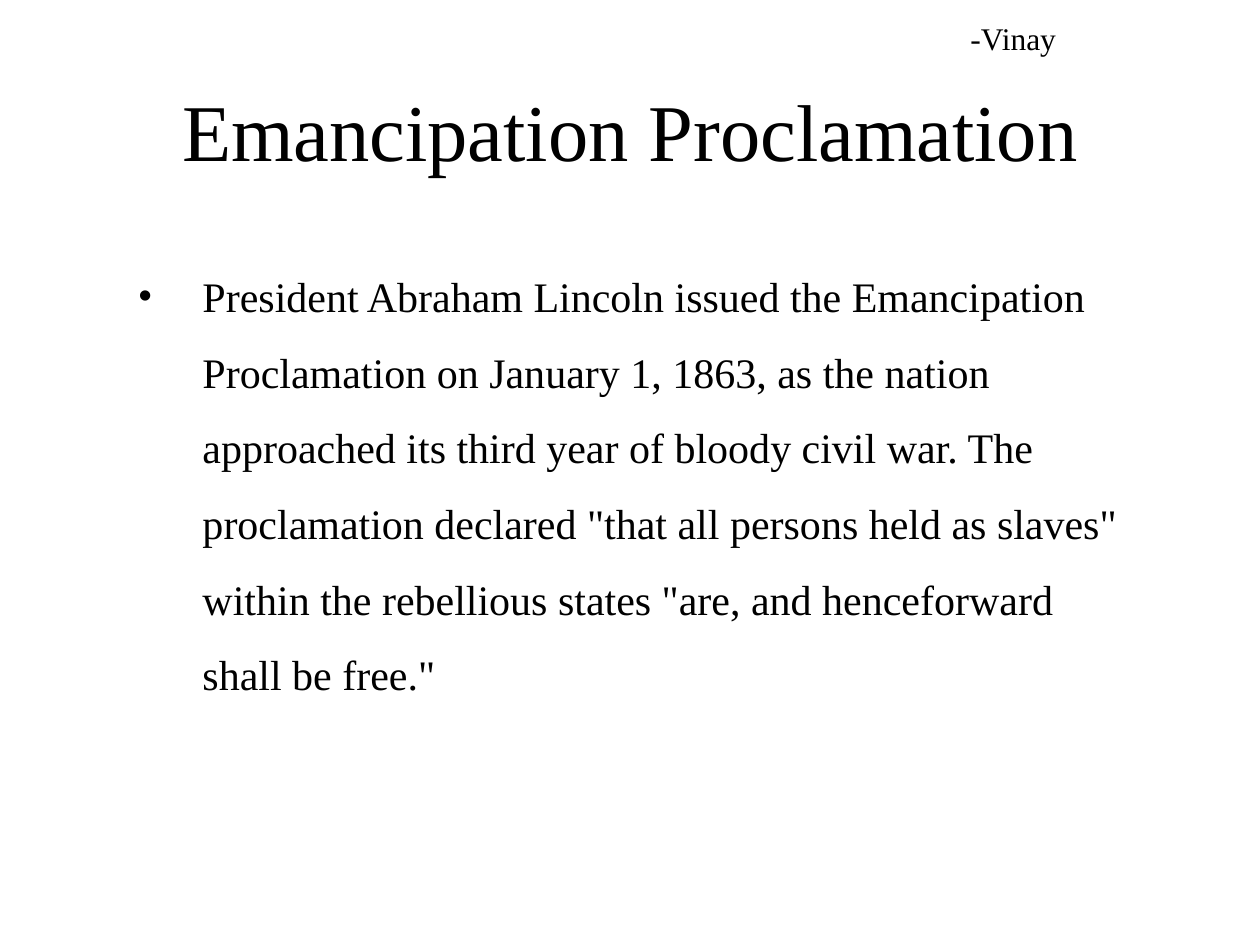
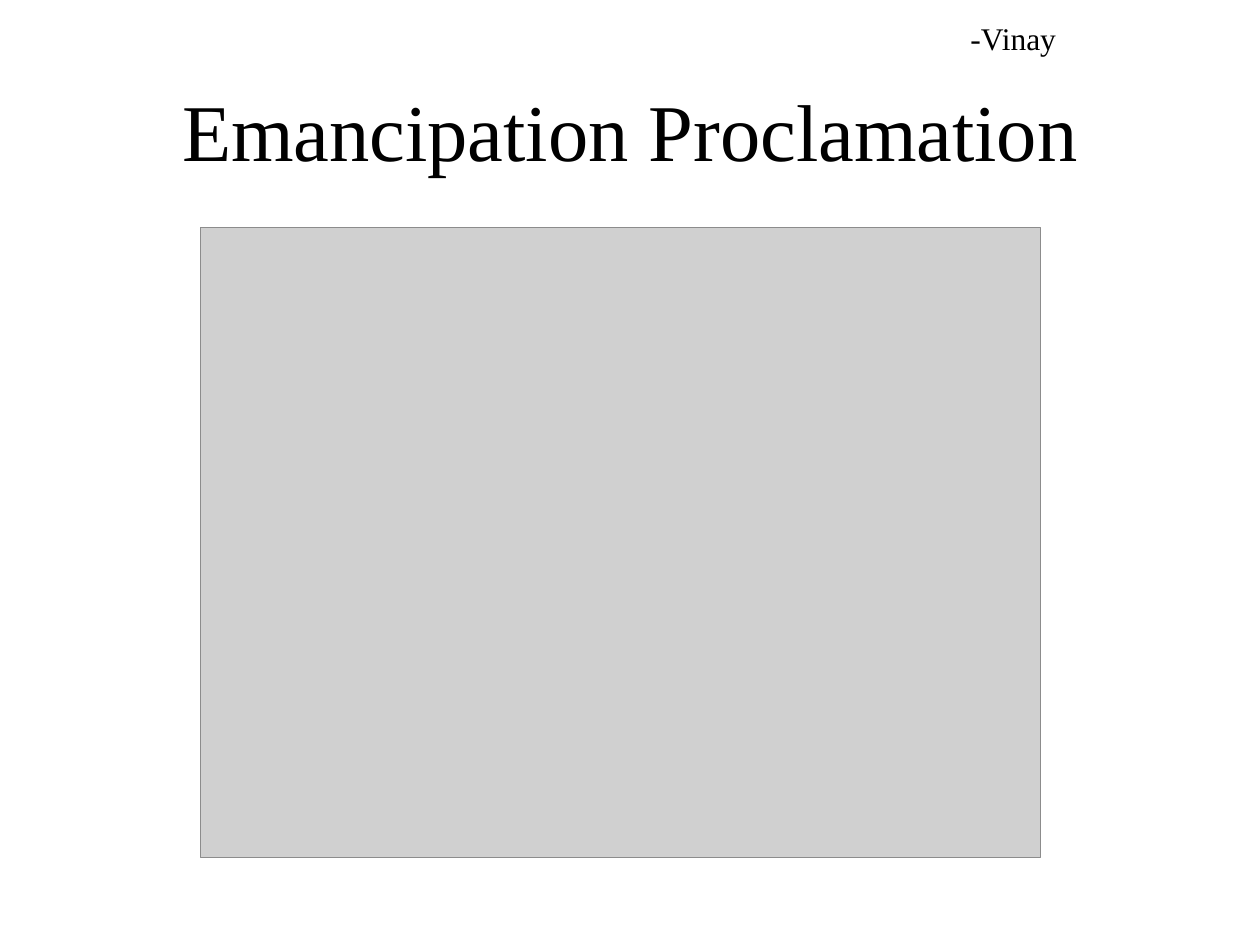
Before and after one commit to ngb3748/SS-Archive-proj, a slide deck: slide 19 of Archive project.pptx. Drawn at 1260x945 pixels with LibreOffice and Linux fonts; fonts in the diff are those of the drawing; grey boxes stand for pictures; background and template pictures are left out. Boxes give left, top, right and bottom in pixels: in the first picture for what was removed or moved away, otherwise in the second. Text is boxed around its words. In the diff, an @@ line names an element or a change of style, - is before the commit and + after.

Commit message:
Stuff

```diff
--- a/Archive project.pptx
+++ b/Archive project.pptx
@@ picture added at [200,227,1041,857] @@
@@ text removed at [202,283,1117,691] @@
-• President Abraham Lincoln issued the Emancipation Proclamation on January 1, 1863, as the nation approached its third year of bloody civil war. The proclamation declared "that all persons held as slaves" within the rebellious states "are, and henceforward shall be free."
```
Also in this commit, not shown: 2 other slides changed, 1 slide added, 1 slide removed.
